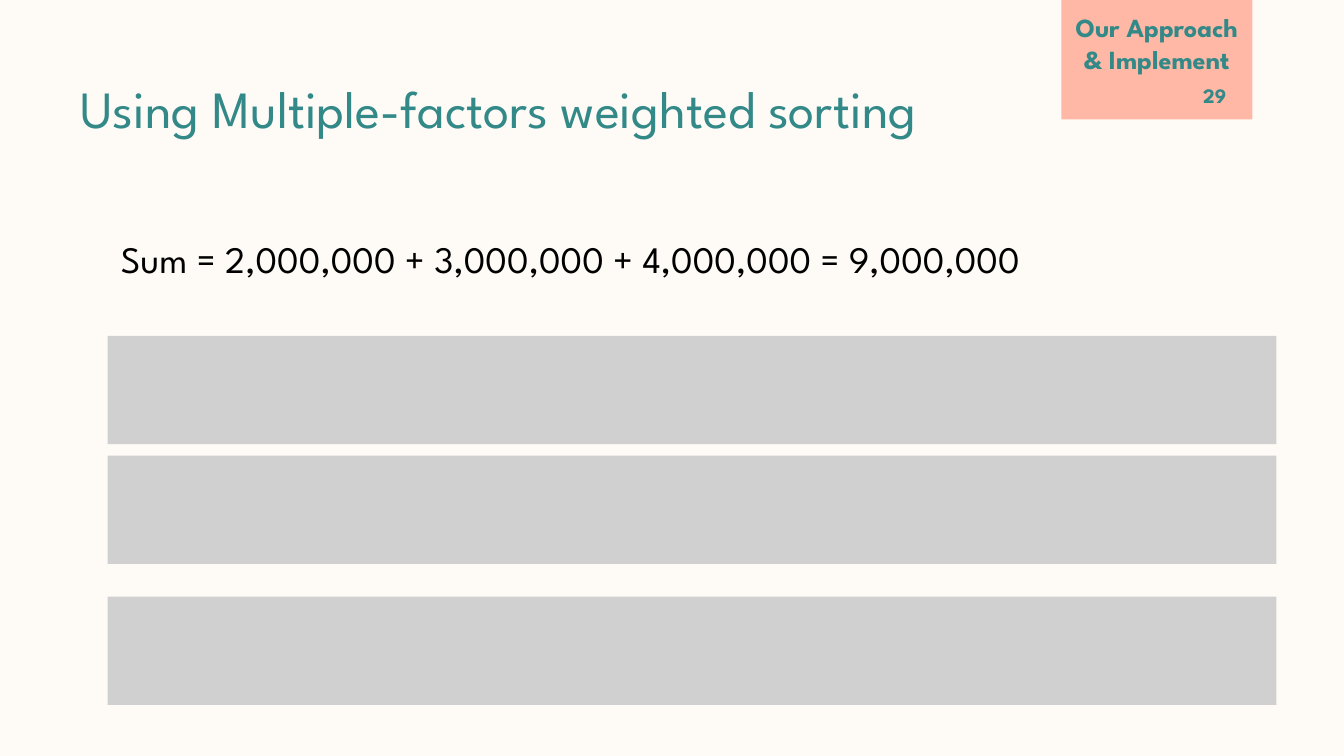
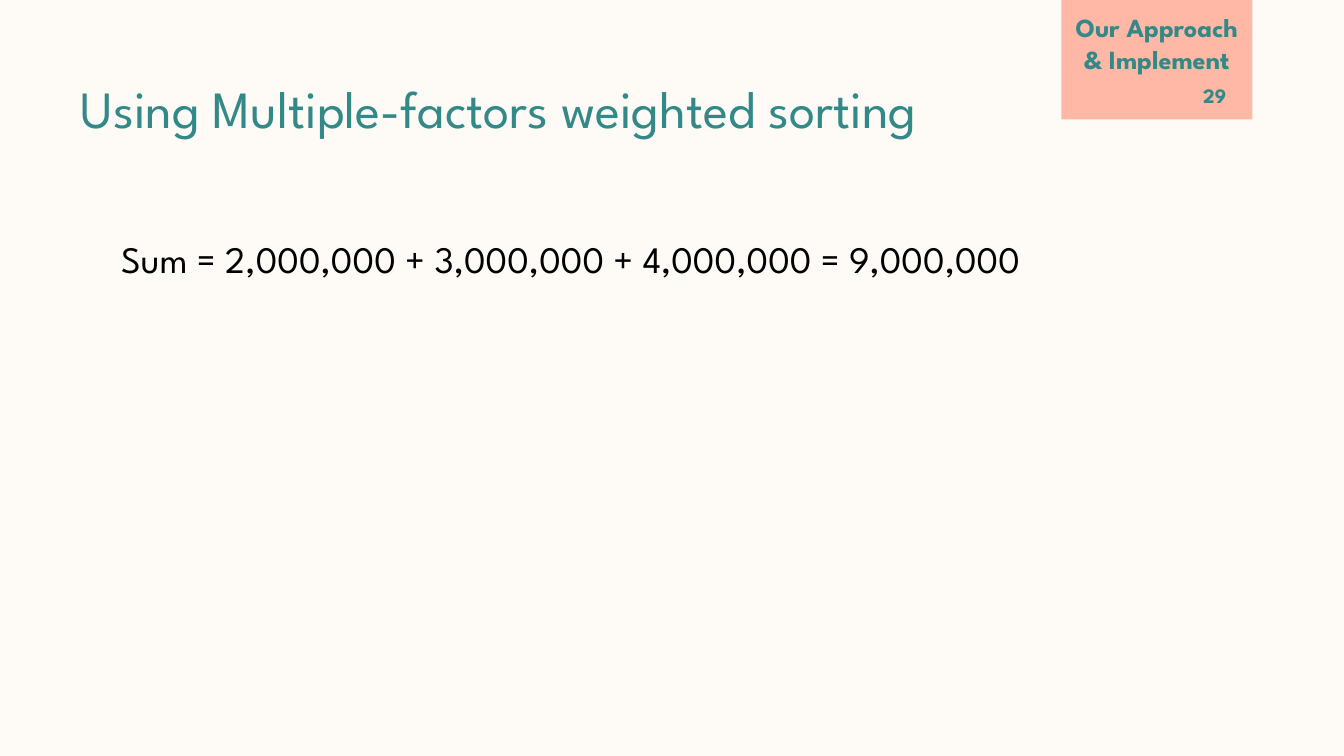
Before and after one commit to thienthao/pbs, a slide deck: slide 29 of Documents/reports/submit/final_present.pptx. Drawn at 1344x756 pixels with LibreOffice and Linux fonts; fonts in the diff are those of the drawing; grey boxes stand for pictures. Boxes give left, top, right and bottom in pixels: in the first picture for what was removed or moved away, otherwise in the second. Text is boxed around its words. In the diff, an @@ line names an element or a change of style, - is before the commit and + after.

```diff
--- a/Documents/reports/submit/final_present.pptx
+++ b/Documents/reports/submit/final_present.pptx
@@ background #FDF3E5 at 30% opacity to #FDF3E5 at 29% opacity @@
@@ picture removed at box(108, 336, 1277, 445) @@
@@ picture removed at box(108, 456, 1277, 564) @@
@@ picture removed at box(108, 597, 1277, 706) @@
```
Also in this commit, not shown: 73 other slides changed, 11 other files.
